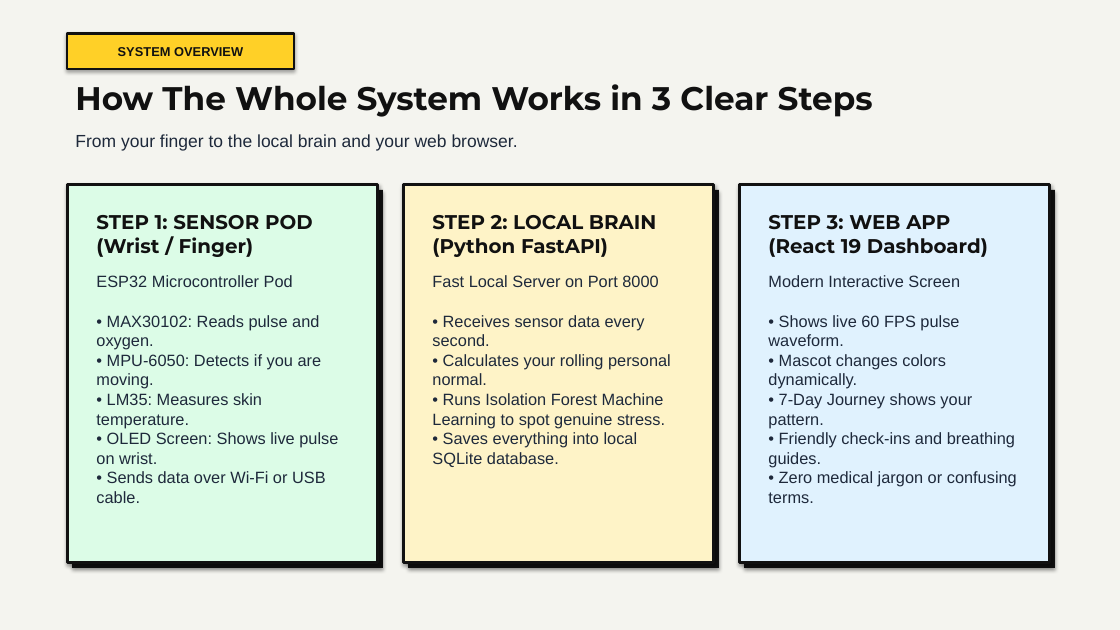
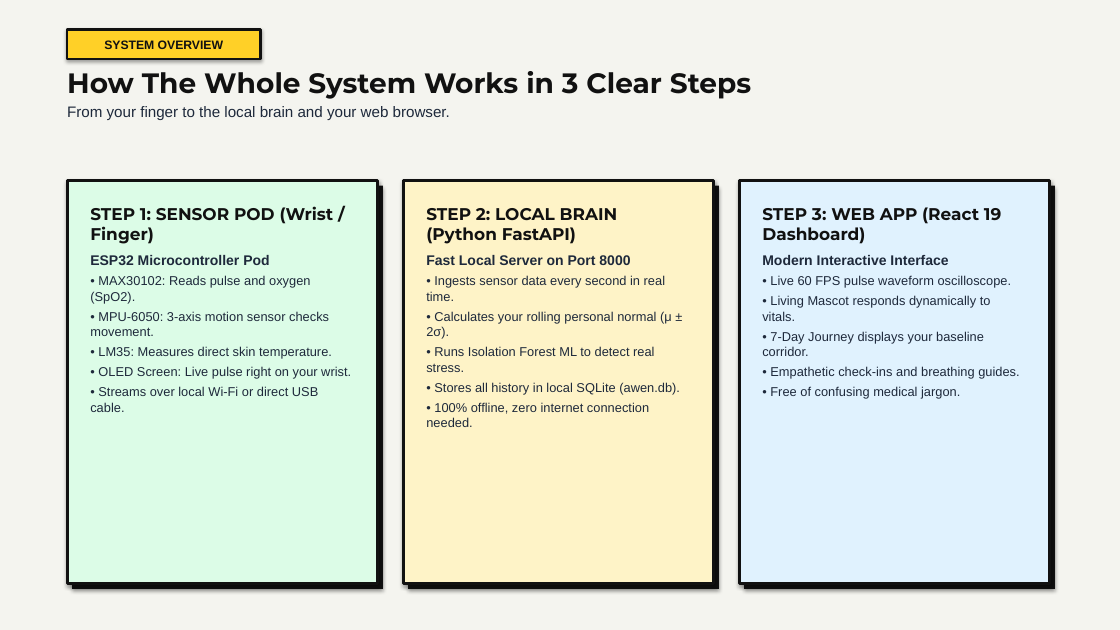
Before and after one commit to diya-1720/CaPsToNe, a slide deck: slide 4 of AWEN_Final_Presentation_AF52.pptx. Drawn at 1120x630 pixels with LibreOffice and Linux fonts; fonts in the diff are those of the drawing. Boxes give left, top, right and bottom in pixels: in the first picture for what was removed or moved away, otherwise in the second. Text is boxed around its words. In the diff, an @@ line names an element or a change of style, - is before the commit and + after.

Commit message:
feat(presentation): refine neo-brutalist slide deck layout and typography scaling
- Add responsive clamp sizing to HTML presentation slides for uniform scaling across displays
- Update python-pptx presentation generation with improved margins and bullet spacing
- Rebuild AWEN_Final_Presentation_AF52.pptx with polished layout and updated stats

```diff
--- a/AWEN_Final_Presentation_AF52.pptx
+++ b/AWEN_Final_Presentation_AF52.pptx
@@ rectangle "SYSTEM OVERVIEW": place and size @@
-rectangle "SYSTEM OVERVIEW" at <box>67,34,294,69</box>
+rectangle "SYSTEM OVERVIEW" at <box>67,29,260,59</box>
@@ rectangle "SYSTEM OVERVIEW" at <box>67,29,260,59</box>: size 11 to 10.5 pt @@
@@ text at <box>67,71,751,99</box>: size 28 to 24 pt in "How The Whole System Works in 3 ..." @@
@@ text "How The Whole System Works ...": place and size @@
-text "How The Whole System Works ..." at <box>75,84,873,117</box>
+text "How The Whole System Works ..." at <box>67,71,751,120</box>
@@ text at <box>67,106,450,120</box>: paragraph added @@
+From your finger to the local brain and your web browser.
@@ text removed at <box>75,134,518,151</box> @@
-From your finger to the local brain and your web browser.
@@ rectangle: place and size @@
-rectangle at <box>72,190,383,568</box>
+rectangle at <box>67,181,378,584</box>
@@ rectangle at <box>67,181,378,584</box>: fill #111111 to #DCFCE7; outline none to #111111 2.5 pt @@
@@ rectangle: place and size @@
-rectangle at <box>67,185,378,563</box>
+rectangle at <box>72,186,383,589</box>
@@ rectangle at <box>72,186,383,589</box>: fill #DCFCE7 to #111111; outline #111111 2.5 pt to none @@
@@ text "STEP 1: SENSOR POD (Wrist ...": place and size @@
-text "STEP 1: SENSOR POD (Wrist ..." at <box>96,215,338,503</box>
+text "STEP 1: SENSOR POD (Wrist ..." at <box>90,206,351,412</box>
@@ text at <box>90,206,334,244</box>: size 17 to 14.5 pt in "STEP 1: SENSOR POD (Wrist / Finger)" @@
@@ rectangle: place and size @@
-rectangle at <box>408,190,719,568</box>
+rectangle at <box>403,181,714,584</box>
@@ rectangle at <box>403,181,714,584</box>: fill #111111 to #FEF3C7; outline none to #111111 2.5 pt @@
@@ rectangle: place and size @@
-rectangle at <box>403,185,714,563</box>
+rectangle at <box>408,186,719,589</box>
@@ rectangle at <box>408,186,719,589</box>: fill #FEF3C7 to #111111; outline #111111 2.5 pt to none @@
@@ text "STEP 2: LOCAL BRAIN (Python ...": place and size @@
-text "STEP 2: LOCAL BRAIN (Python ..." at <box>432,215,671,467</box>
+text "STEP 2: LOCAL BRAIN (Python ..." at <box>426,208,680,427</box>
@@ text at <box>426,208,618,244</box>: size 17 to 14.5 pt in "STEP 2: LOCAL BRAIN (Python FastAPI)" @@
@@ rectangle: place and size @@
-rectangle at <box>744,190,1055,568</box>
+rectangle at <box>739,181,1050,584</box>
@@ rectangle at <box>739,181,1050,584</box>: fill #111111 to #E0F2FE; outline none to #111111 2.5 pt @@
@@ rectangle: place and size @@
-rectangle at <box>739,185,1050,563</box>
+rectangle at <box>744,186,1055,589</box>
@@ rectangle at <box>744,186,1055,589</box>: fill #E0F2FE to #111111; outline #111111 2.5 pt to none @@
@@ text "STEP 3: WEB APP (React ...": place and size @@
-text "STEP 3: WEB APP (React ..." at <box>768,215,1017,503</box>
+text "STEP 3: WEB APP (React ..." at <box>762,207,1019,399</box>
@@ text at <box>762,207,1001,244</box>: size 17 to 14.5 pt in "STEP 3: WEB APP (React 19 Dashboard)" @@
@@ text at <box>90,255,351,412</box>: text changed; size 14 to 11 pt @@
-ESP32 Microcontroller Pod
-• MAX30102: Reads pulse and oxygen.
-• MPU-6050: Detects if you are moving.
-• LM35: Measures skin temperature.
-• OLED Screen: Shows live pulse on wrist.
-• Sends data over Wi-Fi or USB cable.
+ESP32 Microcontroller Pod
+• MAX30102: Reads pulse and oxygen (SpO2).
+• MPU-6050: 3-axis motion sensor checks movement.
+• LM35: Measures direct skin temperature.
+• OLED Screen: Live pulse right on your wrist.
+• Streams over local Wi-Fi or direct USB cable.
@@ text at <box>426,255,680,427</box>: text changed; size 14 to 11 pt @@
-Fast Local Server on Port 8000
-• Receives sensor data every second.
-• Calculates your rolling personal normal.
-• Runs Isolation Forest Machine Learning to spot genuine stress.
-• Saves everything into local SQLite database.
+Fast Local Server on Port 8000
+• Ingests sensor data every second in real time.
+• Calculates your rolling personal normal (μ ± 2σ).
+• Runs Isolation Forest ML to detect real stress.
+• Stores all history in local SQLite (awen.db).
+• 100% offline, zero internet connection needed.
@@ text at <box>762,255,1019,399</box>: text changed; size 14 to 11 pt @@
-Modern Interactive Screen
-• Shows live 60 FPS pulse waveform.
-• Mascot changes colors dynamically.
-• 7-Day Journey shows your pattern.
-• Friendly check-ins and breathing guides.
-• Zero medical jargon or confusing terms.
+Modern Interactive Interface
+• Live 60 FPS pulse waveform oscilloscope.
+• Living Mascot responds dynamically to vitals.
+• 7-Day Journey displays your baseline corridor.
+• Empathetic check-ins and breathing guides.
+• Free of confusing medical jargon.
```
Also in this commit, not shown: 13 other slides changed, 2 other files.
